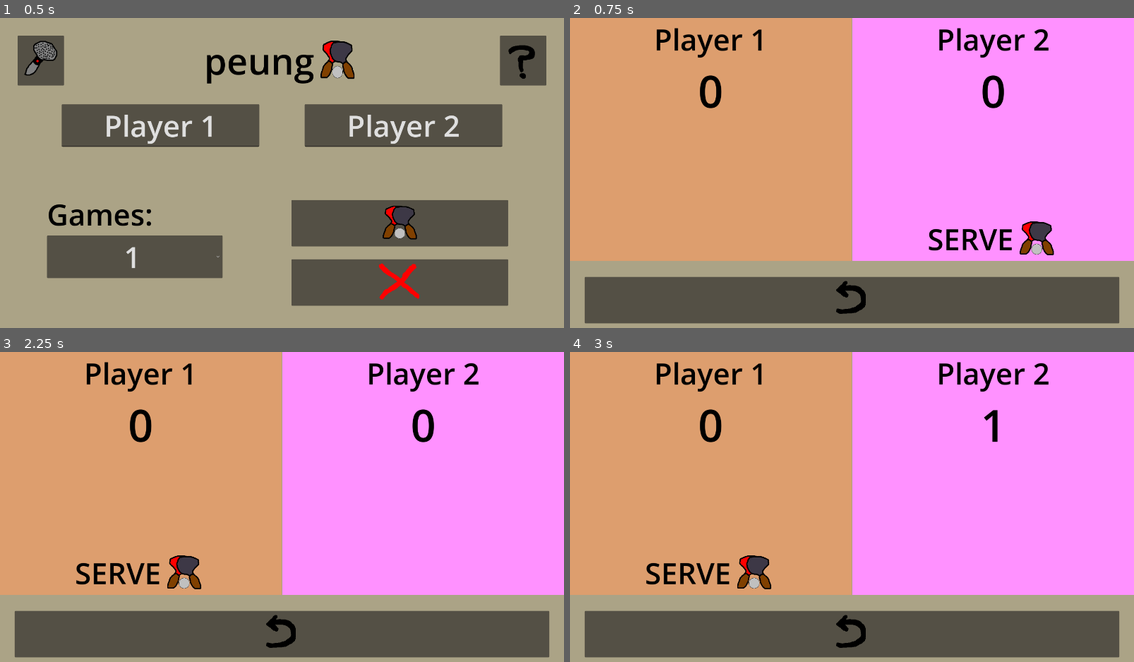
Above: before the commit, frames 1-4 (two rows, left to right).
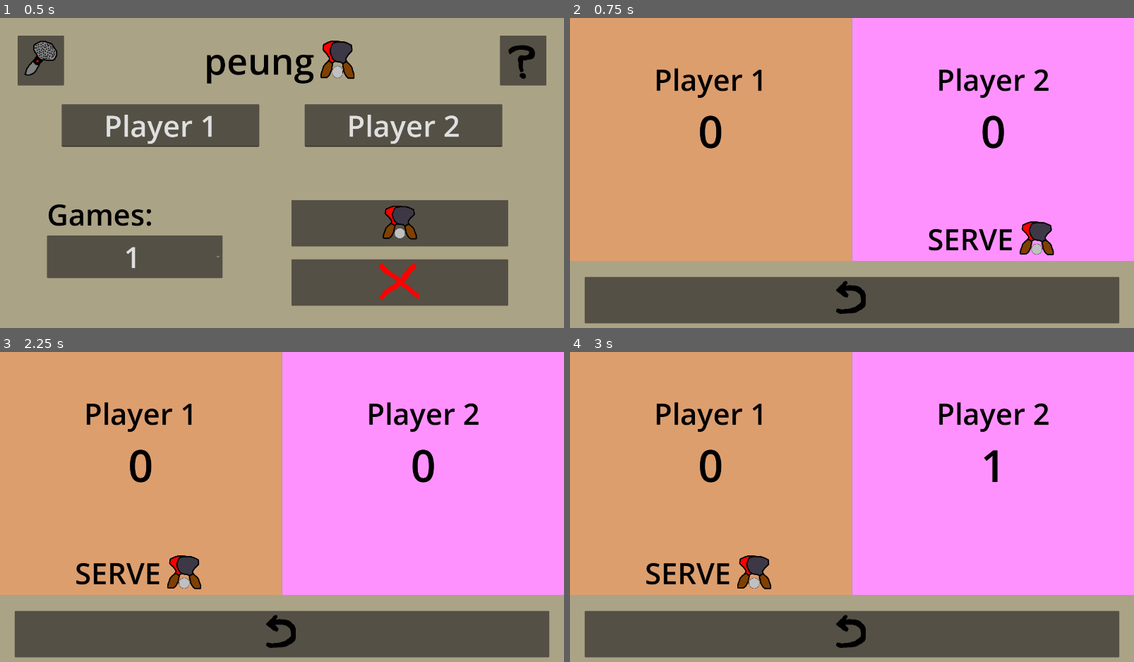
Above: after the commit, the same moments.

Repository: yusufmte/peung-app
Game: Godot game, scene res://scenes/menu.tscn
Same seed, same stepped clock (60 frames per second), same inputs: the game is played once before the commit and once after it.
Inputs (mouse positions are in pixels of both pictures, inside the frame that each line leads up to):
- Up to frame 1 (0.5 s): no input
- Up to frame 2 (0.75 s): click (970, 222) at 0.5 s
- Up to frame 3 (2.25 s): click (282, 634) at 1.25 s; click (400, 556) at 2 s
- Up to frame 4 (3 s): tap Enter at 2.75 s; move the mouse to (976, 494) at 2.77 s; click (976, 494) at 2.92 s

Frame 1 is identical in both runs. In frame 2, 2.8% of the frame differs, in the area x 15-85%, y 3-43%; in frame 3, 2.8%; in frame 4, 2.7%.

Commit message:
make match score transparent for 1-game match #6

Diff:
--- a/scripts/match.gd
+++ b/scripts/match.gd
@@ -32,7 +32,7 @@
 	match_score_label.append($ColorRect/MarginContainer/VBoxContainer/HBoxContainer/P2ColorRect/P2MarginContainer/P2VBox/MatchScoreMargin/MatchScore)
 	if Global.num_games == 1:
 		for label in match_score_label:
-			label.hide()
+			label.add_theme_color_override("font_color", Color(0,0,0,0))
 
 	name_label.append($ColorRect/MarginContainer/VBoxContainer/HBoxContainer/P1ColorRect/P1MarginContainer/P1VBox/Name)
 	name_label.append($ColorRect/MarginContainer/VBoxContainer/HBoxContainer/P2ColorRect/P2MarginContainer/P2VBox/Name)
